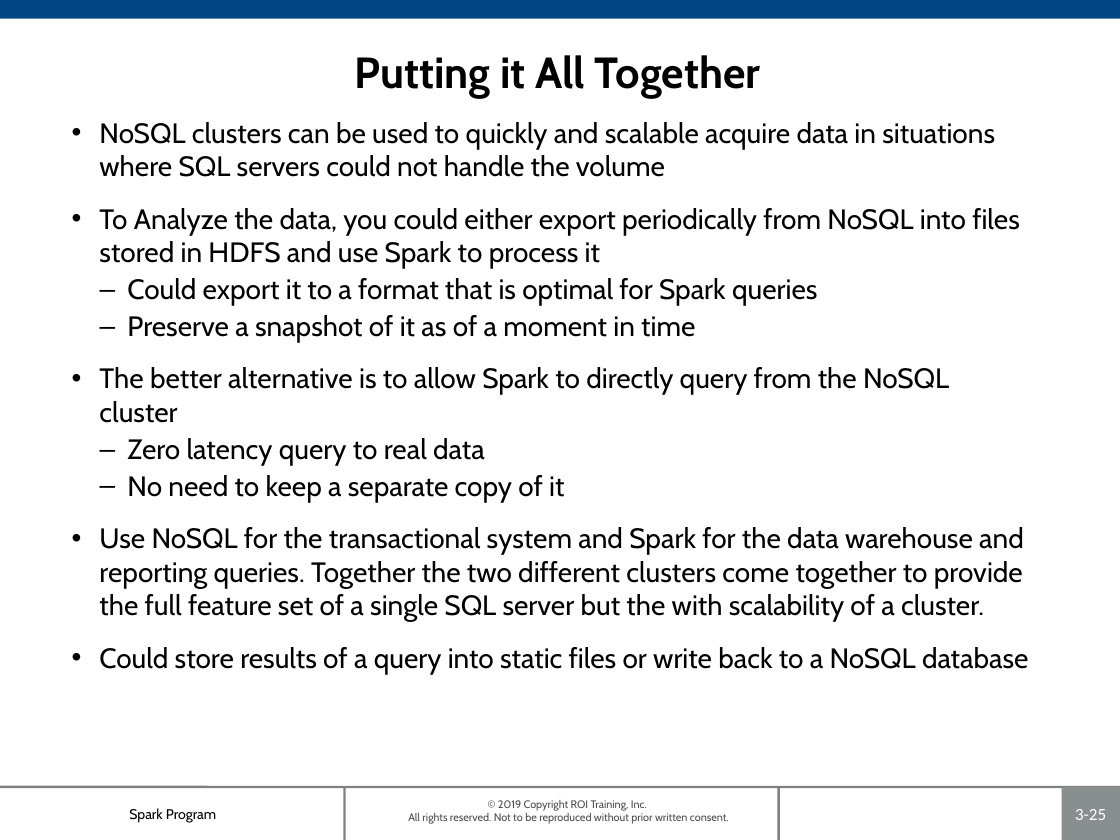
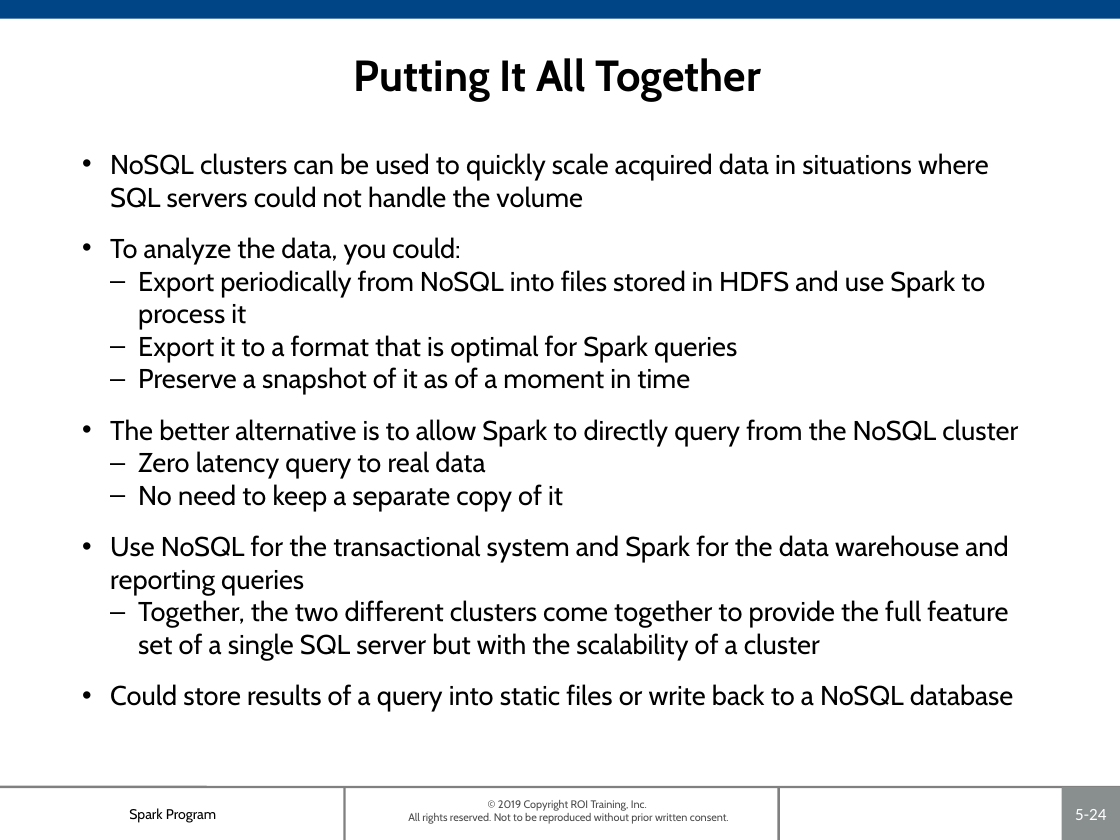
Before and after one commit to roitraining/SparkProgram, a slide deck: slide 24 of Day4/Ch05_NoSQL.pptx (slide 25 before the commit). Drawn at 1120x840 pixels with LibreOffice and Linux fonts; fonts in the diff are those of the drawing; background and template pictures are left out. Boxes give left, top, right and bottom in pixels: in the first picture for what was removed or moved away, otherwise in the second. Text is boxed around its words. In the diff, an @@ line names an element or a change of style, - is before the commit and + after.

```diff
--- a/Day4/Ch05_NoSQL.pptx
+++ b/Day4/Ch05_NoSQL.pptx
@@ title at (354, 58, 762, 101): text changed @@
-Putting it All Together
+Putting It All Together
@@ text "NoSQL clusters can be used ...": place and size @@
-text "NoSQL clusters can be used ..." at (99, 122, 1028, 674)
+text "NoSQL clusters can be used ..." at (110, 153, 1018, 712)
@@ text at (110, 153, 989, 362): text changed; size 18 to 17.5 pt @@
-• NoSQL clusters can be used to quickly and scalable acquire data in situations where SQL servers could not handle the volume
-• To Analyze the data, you could either export periodically from NoSQL into files stored in HDFS and use Spark to process it
-  – Could export it to a format that is optimal for Spark queries
+• NoSQL clusters can be used to quickly scale acquired data in situations where SQL servers could not handle the volume
+• To analyze the data, you could:
+  – Export periodically from NoSQL into files stored in HDFS and use Spark to process it
+  – Export it to a format that is optimal for Spark queries
@@ text at (110, 367, 1018, 712): size 18 to 17.5 pt in "Preserve a snapshot of it as of ...", "The better alternative is to allow Spark ...", "Zero latency query to real data", "No need to keep a separate copy ..." and 1 more places; line spacing 1.1 to 1 @@
@@ text at (110, 535, 1008, 660): text changed; size 18 to 17.5 pt @@
-• Use NoSQL for the transactional system and Spark for the data warehouse and reporting queries. Together the two different clusters come together to provide the full feature set of a single SQL server but the with scalability of a cluster.
+• Use NoSQL for the transactional system and Spark for the data warehouse and reporting queries
+  – Together, the two different clusters come together to provide the full feature set of a single SQL server but with the scalability of a cluster
@@ page number at (1075, 809, 1106, 820): text changed @@
-3-25
+5-24
```
Also in this commit, not shown: 23 other slides changed, 1 slide added, 1 slide removed, 1 other file.
